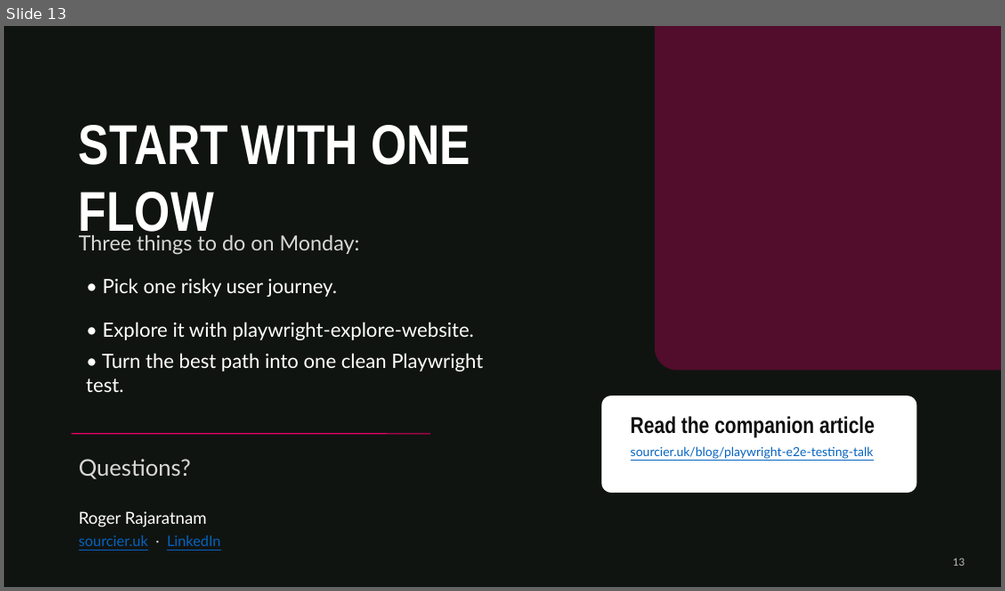
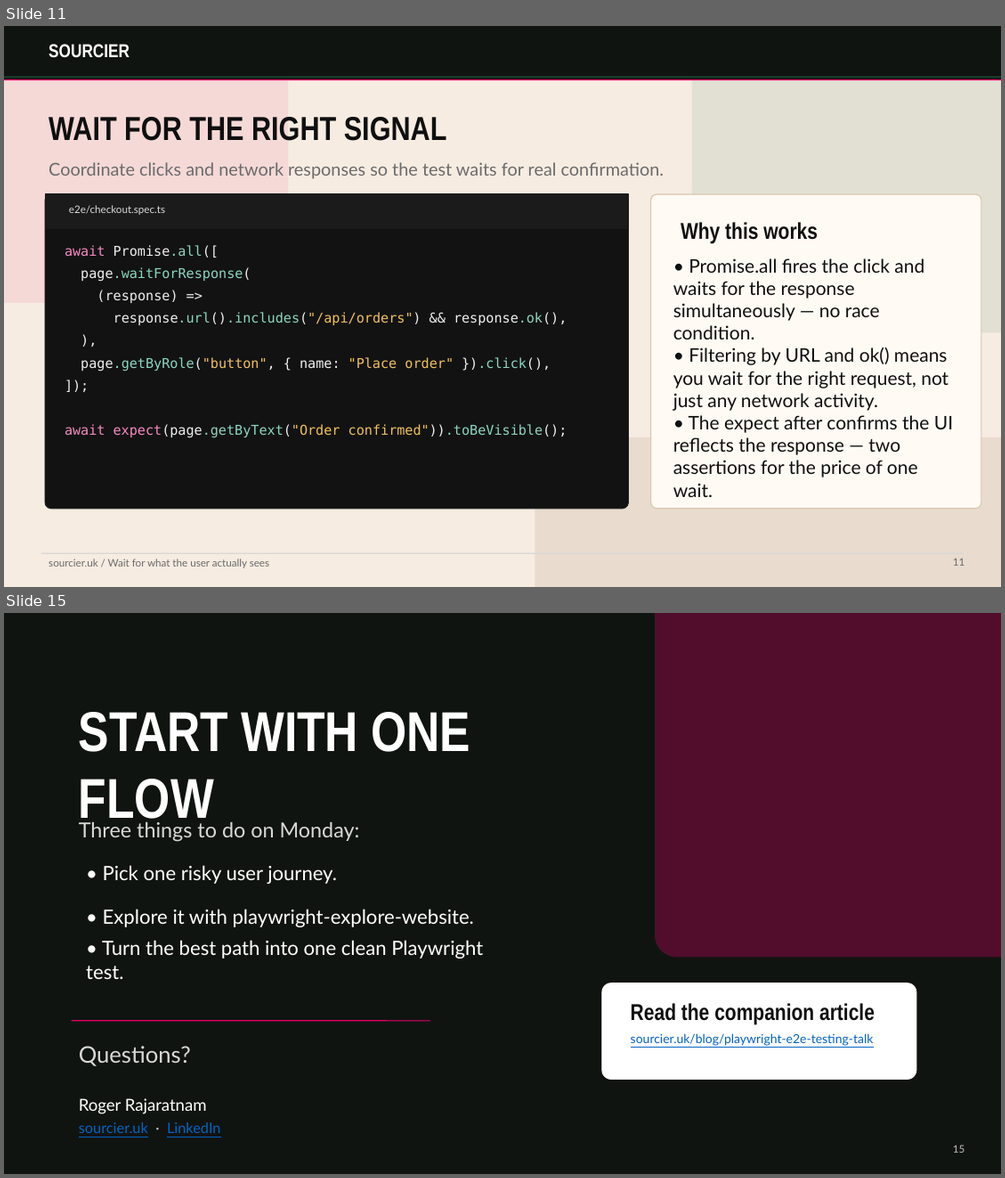
Before and after one commit to sourcier/web-sourcier.uk, a slide deck: public/talks/playwright-e2e-testing-talk.pptx. Shown one above the other, each under a label of ours: slide 13 before the commit, slides 11 and 15 after it; the slides between them are not shown. The pictures are 1005x591 and 1005x1178 pixels, drawn with LibreOffice and Linux fonts; fonts in the diff are those of the drawing. Boxes give left, top, right and bottom in pixels: in the first picture for what was removed or moved away, otherwise in the second. Text is boxed around its words. In the diff, an @@ line names an element or a change of style, - is before the commit and + after.

```diff
--- a/public/talks/playwright-e2e-testing-talk.pptx
+++ b/public/talks/playwright-e2e-testing-talk.pptx
@@ slide 11 added at <box>4,26,1001,587</box>, background #F6ECE1 @@
@@ rounded rectangle added at <box>4,26,288,303</box>, fill #E8006A at 8% opacity @@
@@ rectangle added at <box>4,26,1001,79</box>, fill #101410, outline #101410 1 pt @@
@@ text added at <box>48,44,129,58</box>, 18 pt, text #FFFFFF, bold @@
+SOURCIER
@@ rounded rectangle added at <box>692,26,1001,332</box>, fill #2A7D5B at 10% opacity @@
@@ line added from (4, 77) to (1001, 77), #2A7D5B 1 pt @@
@@ line added from (4, 79) to (1001, 79), #E8006A 1 pt @@
@@ text added at <box>48,117,447,141</box>, 32 pt, text #0F0F0F, bold @@
+WAIT FOR THE RIGHT SIGNAL
@@ text added at <box>48,162,663,179</box>, 17 pt, text #6B6B6B @@
+Coordinate clicks and network responses so the test waits for real confirmation.
@@ rounded rectangle added at <box>45,194,629,508</box>, fill #121212, outline #1F1F1F 1 pt @@
@@ rectangle added at <box>45,194,629,229</box>, fill #1B1B1B, outline #1B1B1B 1 pt @@
@@ text added at <box>69,205,165,215</box>, 10 pt, text #D9D9D9 @@
+e2e/checkout.spec.ts
@@ rounded rectangle added at <box>651,194,981,508</box>, fill #FFFAF4, outline #D8C5AE 1 pt @@
@@ text added at <box>680,222,817,244</box>, 22 pt, text #0F0F0F, bold @@
+Why this works
@@ text added at <box>65,245,218,257</box>, 13 pt, text #EFEFEF @@
+await Promise.all([
@@ text added at <box>673,258,953,497</box>, 18 pt, text #0F0F0F @@
+• Promise.all fires the click and waits for the response simultaneously — no race condition.
+• Filtering by URL and ok() means you wait for the right request, not just any network activity.
+• The expect after confirms the UI reflects the response — two assertions for the price of one wait.
@@ text added at <box>81,267,251,281</box>, 13 pt, text #8BD6C0 @@
+page.waitForResponse(
@@ text added at <box>97,289,178,303</box>, 13 pt, text #EFEFEF @@
+(response) =>
@@ text added at <box>113,312,566,325</box>, 13 pt, text #EFEFEF @@
+response.url().includes("/api/orders") && response.ok(),
@@ text added at <box>65,332,609,348</box>, 13 pt, text #EFEFEF @@
+),
@@ text added at <box>81,357,550,371</box>, 13 pt, text #F0C15A @@
+page.getByRole("button", { name: "Place order" }).click(),
@@ text added at <box>65,377,609,394</box>, 13 pt, text #EFEFEF @@
+]);
@@ text added at <box>65,424,567,438</box>, 13 pt, text #8BD6C0 @@
+await expect(page.getByText("Order confirmed")).toBeVisible();
@@ rounded rectangle added at <box>535,437,1001,587</box>, fill #E5D8C9 at 76% opacity @@
@@ line added from (41, 553) to (963, 553), #D7D7D7 1 pt @@
@@ text added at <box>48,558,269,568</box>, 10 pt, text #6B6B6B @@
+sourcier.uk / Wait for what the user actually sees
@@ page number added at <box>953,557,964,565</box>, 10 pt, text #6B6B6B @@
+11
@@ what was slide 13 is now slide 15 @@
@@ page number at <box>953,1144,964,1152</box>: text changed @@
-13
+15
```
Also in this commit, not shown: 7 slides changed, 1 other slide added, 1 other file.
